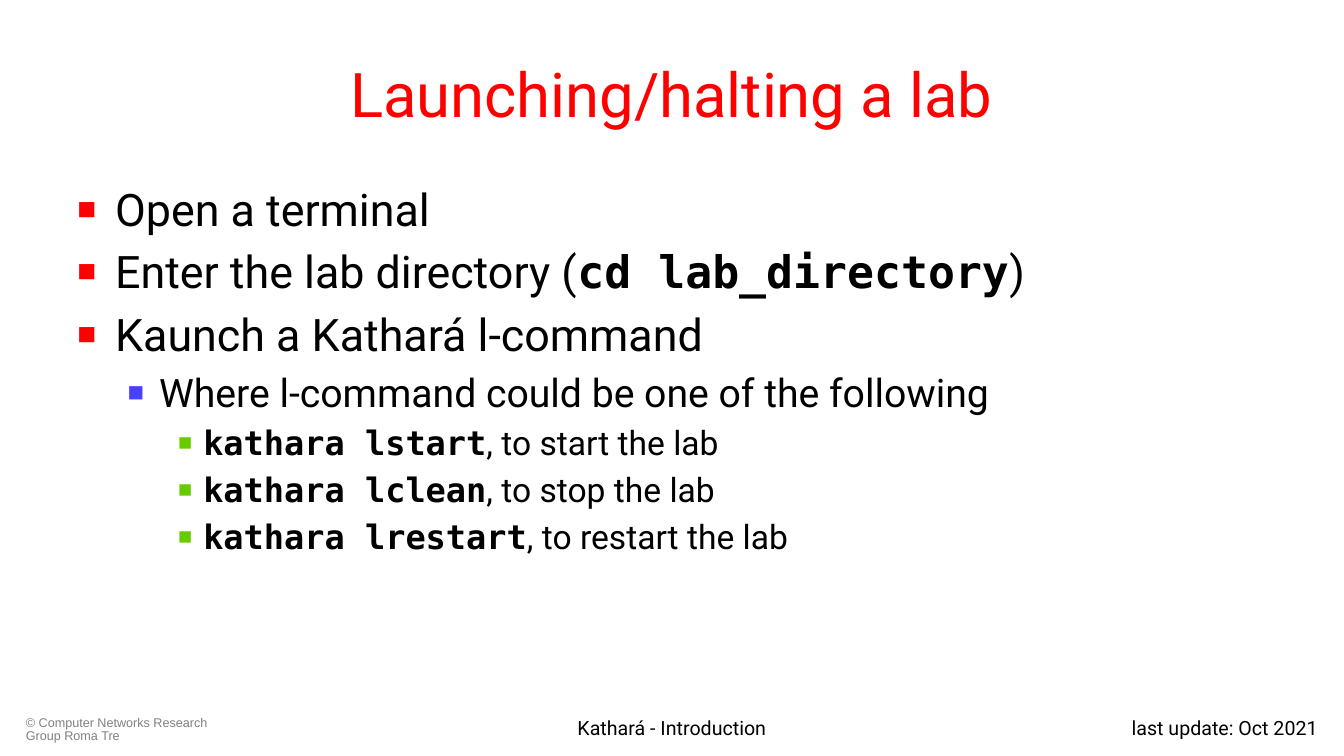
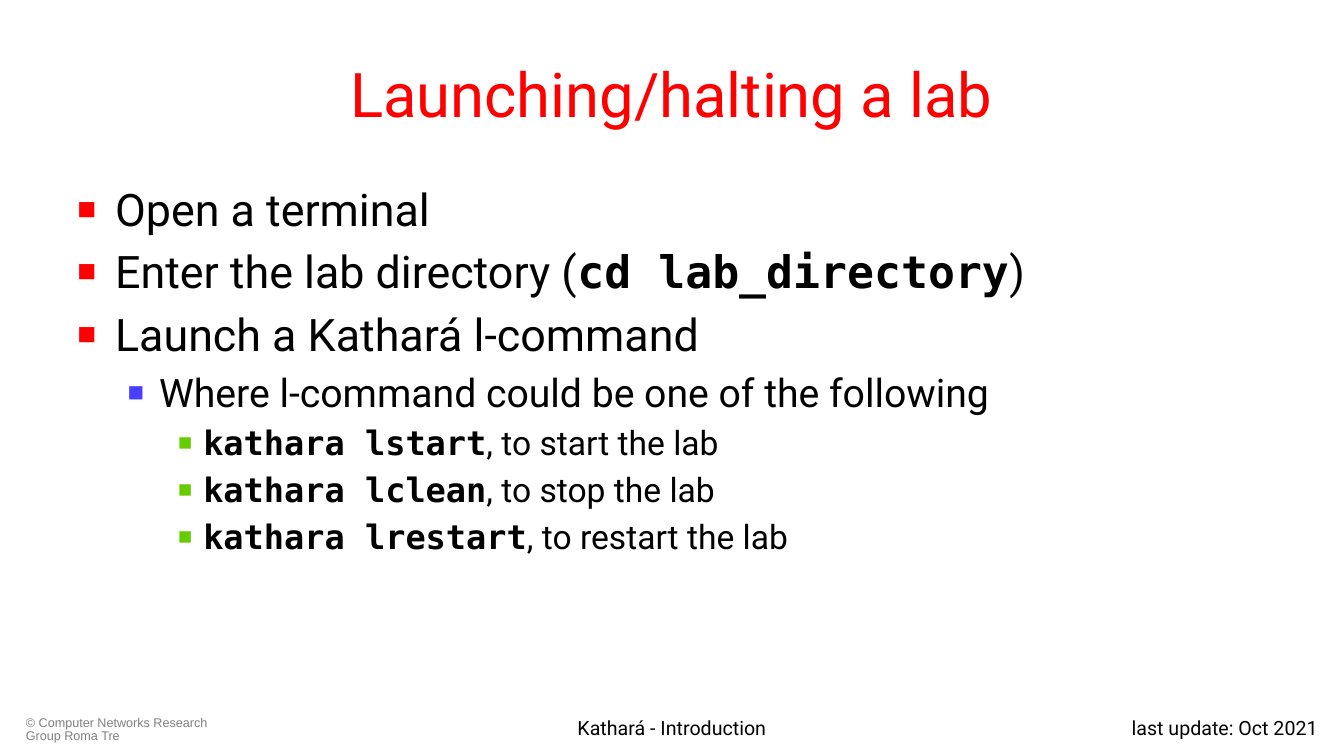
Before and after one commit to KatharaFramework/Kathara-Labs, a slide deck: slide 31 of 001-kathara-introduction.pptx. Drawn at 1344x756 pixels with LibreOffice and Linux fonts; fonts in the diff are those of the drawing. Boxes give left, top, right and bottom in pixels: in the first picture for what was removed or moved away, otherwise in the second. Text is boxed around its words. In the diff, an @@ line names an element or a change of style, - is before the commit and + after.

```diff
--- a/001-kathara-introduction.pptx
+++ b/001-kathara-introduction.pptx
@@ text at box(115, 317, 699, 352): text changed @@
-■ Kaunch a Kathará l-command
+■ Launch a Kathará l-command
```
Also in this commit, not shown: 2 other slides changed, 1 other file.
